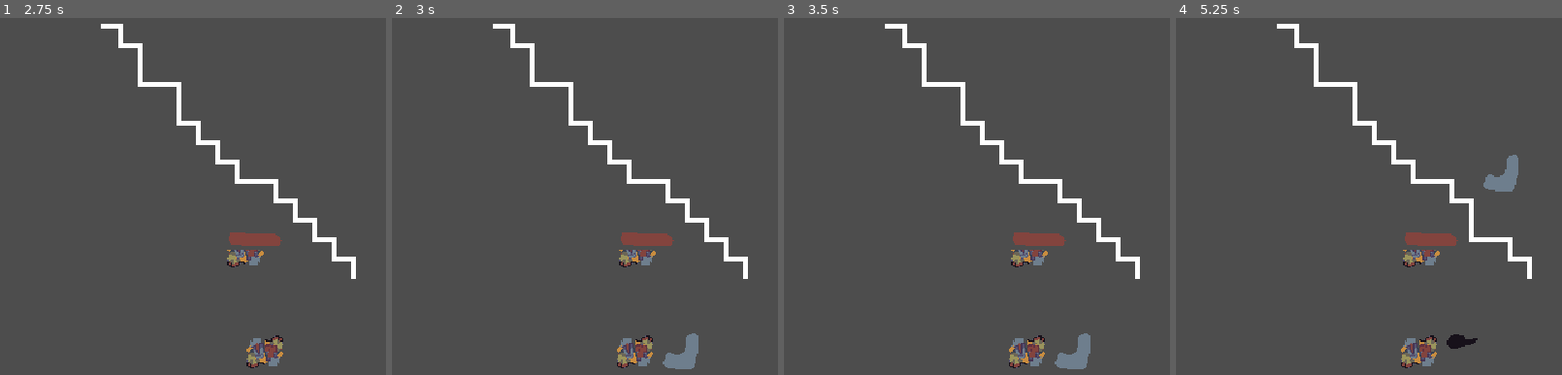
Above: before the commit, frames 1-4 (left to right).
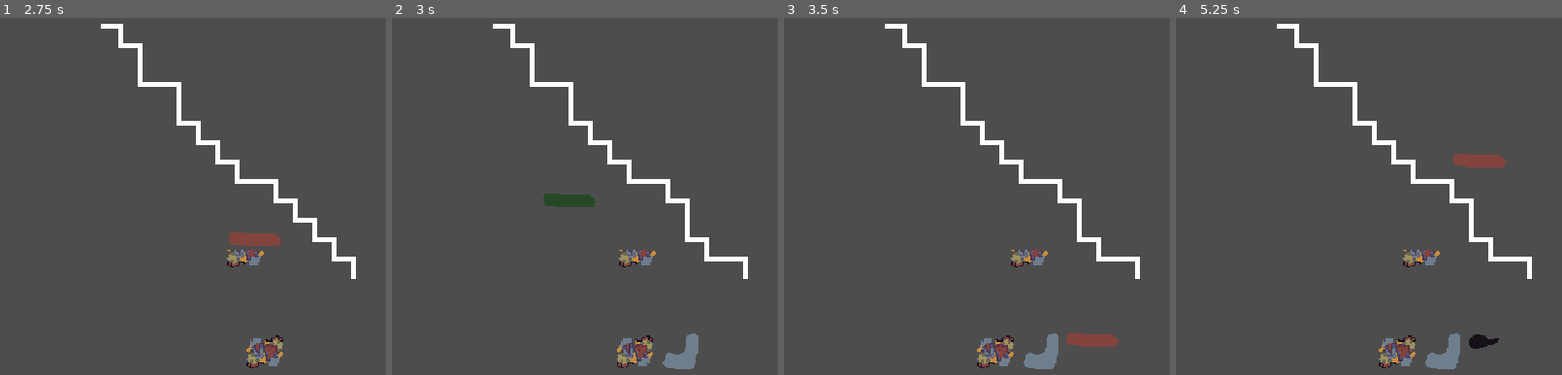
Above: after the commit, the same moments.

Repository: Gunturadhtya/GIMJAM-2026
Game: Godot game, scene res://Scene/Prototype/PrototypeScene.tscn
Two runs of this game, one before a commit and one after it. Both use one fixed random seed, a clock stepped at 60 frames per second and the inputs below. The engine's default icon, where the game draws it, is replaced by a stand-in: a white triangle on a blue panel in a dark square.
Inputs (mouse positions are in pixels of both pictures, inside the frame that each line leads up to):
- Up to frame 1 (2.75 s): tap Enter (ui_accept) at 0.5, 0.77, 1.25 s; move the mouse to (outside the picture) at 0.52 s; hold Right mouse button (place_item) 0.53-1.25 s; click (outside the picture) at 0.67 s; tap R (rotate_item) at 0.8, 2.3 s; drag from (243, 353) to (227, 246) at 1.27 s; move the mouse to (285, 353) at 2.02 s; hold Right mouse button (place_item) from 2.03 s (still down); click (285, 353) at 2.17 s
- Up to frame 2 (3 s): release Right mouse button (place_item) at 2.75 s; tap Enter (ui_accept) at 2.75 s; drag from (619, 246) to (426, 96) at 2.77 s
- Up to frame 3 (3.5 s): no input
- Up to frame 4 (5.25 s): drag from (1461, 353) to (1480, 160) at 3.52 s; drag from (1210, 96) to (1326, 50) at 4.27 s; tap Enter (ui_accept) at 5 s; move the mouse to (1480, 160) at 5.02 s; hold Right mouse button (place_item) from 5.03 s (still down); click (1480, 160) at 5.17 s

Frame 1 is identical in both runs. In frame 2, 1.4% of the frame differs, in the area x 39-88%, y 49-69%; in frame 3, 3.2%; in frame 4, 3.3%, in the area x 52-89%, y 38-99%.

Commit message:
feat: add feature to pick placed item

Diff:
--- a/Scripts/States/DraggingState.gd
+++ b/Scripts/States/DraggingState.gd
@@ -7,7 +7,6 @@
 var current_trash: TrashShape
 var is_valid_drop: bool
 var current_grid_pos := Vector2i.ZERO
-var rotated := 0
 
 var last_mouse_x := 0.0
 var current_sway := 0.0
@@ -58,9 +57,6 @@
 
 	if _event.is_action_pressed("rotate_item"): # Rotate
 		current_trash.rotate()
-
-		rotated = (rotated + 1) % 4 # modus 4 bcus the item only have 4 rotated state 0, 90, 180 and 270
-
 		target_visual_rotation += 90.0
 		_update_ghost_visual()
 		_validate_position()
@@ -71,8 +67,7 @@
 	elif _event.is_action_pressed("place_item") or _event is InputEventMouseButton:
 		if _event.button_index == MOUSE_BUTTON_LEFT and not _event.pressed:
 			if is_valid_drop:
-				level.grid_system.place_item(current_grid_pos, current_trash, rotated)
-				rotated = 0
+				level.grid_system.place_item(current_grid_pos, current_trash)
 				finished.emit("Idle")
 			else:
 				_stop_dragging()
@@ -104,5 +99,4 @@
 
 func _stop_dragging():
 	level.add_item(current_trash)
-	rotated = 0
 	finished.emit("Idle")
--- a/Scripts/States/IdleState.gd
+++ b/Scripts/States/IdleState.gd
@@ -1,4 +1,6 @@
 extends PlayerState
+
+var current_grid_pos
 
 func enter(previous_state_path: String, data := {}) -> void:
 	level.ghost_cursor.visible = false
@@ -6,6 +8,17 @@
 	print("State: Idle")
 
 func handle_input(_event: InputEvent):
+	if _event is InputEventMouseMotion: # Read the Mouse Position and Translate it into Tile Coords
+		var mouse_pos = level.get_global_mouse_position()
+		var local_mouse = level.tile_map.to_local(mouse_pos)
+		current_grid_pos = level.tile_map.local_to_map(local_mouse)
+
+	if _event is InputEventMouseButton and _event.button_index == MOUSE_BUTTON_LEFT and _event.pressed:
+		var selected_trash = level.grid_system.get_item(current_grid_pos)
+
+		if selected_trash != null:
+			finished.emit("Dragging", {"trash" : selected_trash})
+
 	if _event.is_action_pressed("ui_accept"):
 		level.add_random_item_to_inventory()
 
--- a/Scripts/Systems/GridSystems.gd
+++ b/Scripts/Systems/GridSystems.gd
@@ -37,17 +37,43 @@
 		if target == start_pos or target == end_pos: return false
 	return true
 
-func place_item(origin: Vector2i, trash: TrashShape, rotated: int):
+func place_item(origin: Vector2i, trash: TrashShape):
 	var i = 0
 	for offset in trash.offset:
 		var target = origin + offset
 		occupied_cell[target] = trash
-		tile_map.set_cell(target, trash.atlas_id, trash.atlas_coords[i], TILE_ROTATIONS[rotated]) # ubah kordinat atlas menjadi texture dari trash
+		tile_map.set_cell(target, trash.atlas_id, trash.atlas_coords[i], TILE_ROTATIONS[(trash.rotated_degree/90)]) # ubah kordinat atlas menjadi texture dari trash
 		astar.set_point_solid(target)
 		i += 1
 
 	grid_updated.emit()
 	redraw_path()
+
+func get_item(clicked_pos: Vector2i):
+	# Check if there is actually an item here
+	if not occupied_cell.has(clicked_pos):
+		return null
+
+	# Identify WHICH item we are picking up
+	var item_to_pickup: TrashShape = occupied_cell[clicked_pos]
+
+	# Find ALL grid cells occupied by this specific item instance
+	var cells_to_clear: Array[Vector2i] = []
+
+	for cell in occupied_cell:
+		if occupied_cell[cell] == item_to_pickup:
+			cells_to_clear.append(cell)
+
+	# Clear them from the systems
+	for cell in cells_to_clear:
+		occupied_cell.erase(cell)
+		tile_map.erase_cell(cell)
+		astar.set_point_solid(cell, false)
+
+	grid_updated.emit()
+	redraw_path()
+
+	return item_to_pickup
 
 func redraw_path():
 	path_line.clear_points()
--- a/Scripts/TrashShape.gd
+++ b/Scripts/TrashShape.gd
@@ -12,7 +12,6 @@
 		new_offsets.append(Vector2i(-points.y, points.x))
 	offset = new_offsets
 	rotated_degree = (rotated_degree + 90) % 360
-	print("Degree: ", rotated_degree)
 
 func get_copy() -> TrashShape:
 	var copy = self.duplicate(true)
